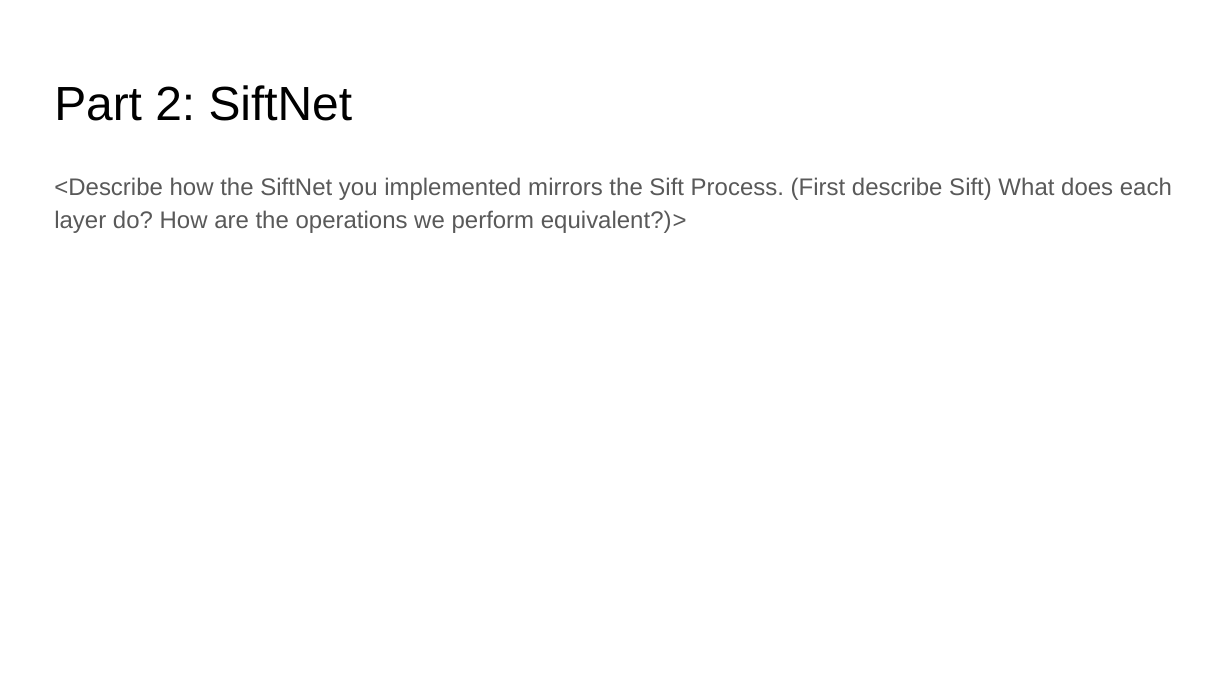
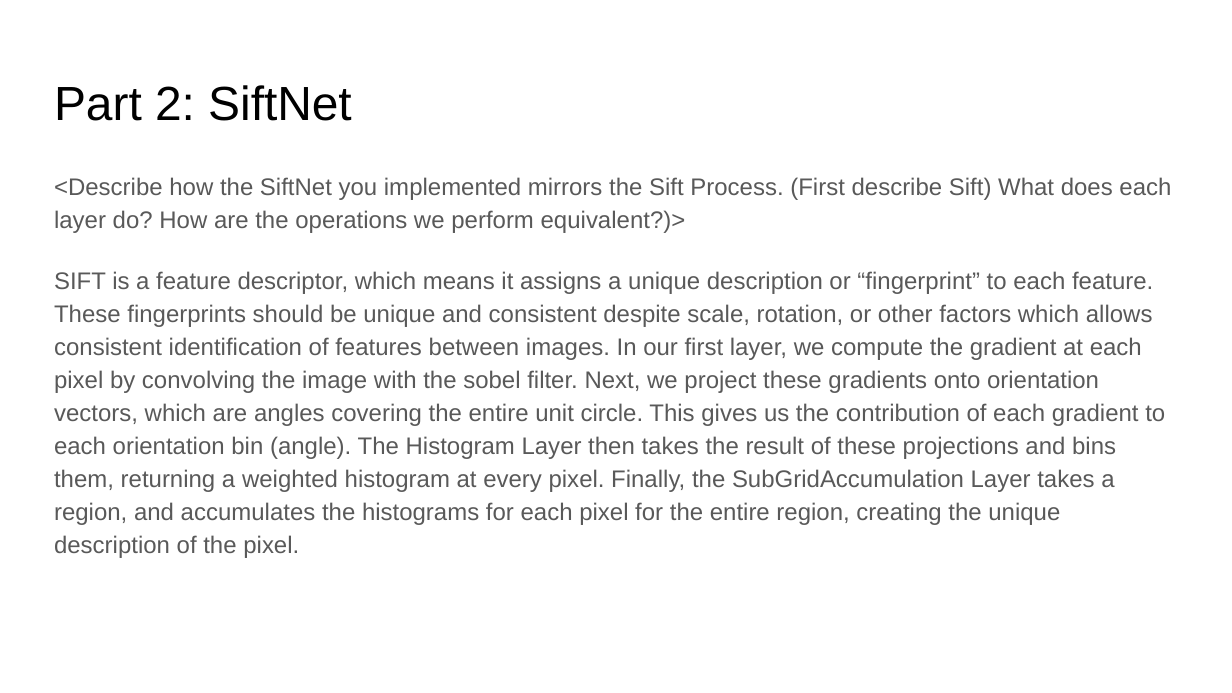
Before and after one commit to aten2001/Computer-Vision, a slide deck: slide 5 of computerVision/proj2_v3/report_template.pptx. Drawn at 1232x693 pixels with LibreOffice and Linux fonts; fonts in the diff are those of the drawing. Boxes give left, top, right and bottom in pixels: in the first picture for what was removed or moved away, otherwise in the second. Text is boxed around its words. In the diff, an @@ line names an element or a change of style, - is before the commit and + after.

```diff
--- a/computerVision/proj2_v3/report_template.pptx
+++ b/computerVision/proj2_v3/report_template.pptx
@@ text at <box>54,271,1165,558</box>: paragraph added @@
+SIFT is a feature descriptor, which means it assigns a unique description or “fingerprint” to each feature. These fingerprints should be unique and consistent despite scale, rotation, or other factors which allows consistent identification of features between images. In our first layer, we compute the gradient at each pixel by convolving the image with the sobel filter. Next, we project these gradients onto orientation vectors, which are angles covering the entire unit circle. This gives us the contribution of each gradient to each orientation bin (angle). The Histogram Layer then takes the result of these projections and bins them, returning a weighted histogram at every pixel. Finally, the SubGridAccumulation Layer takes a region, and accumulates the histograms for each pixel for the entire region, creating the unique description of the pixel.
```
Also in this commit, not shown: 8 other slides changed, 2 slides added, 2 slides removed, 4 other files.
